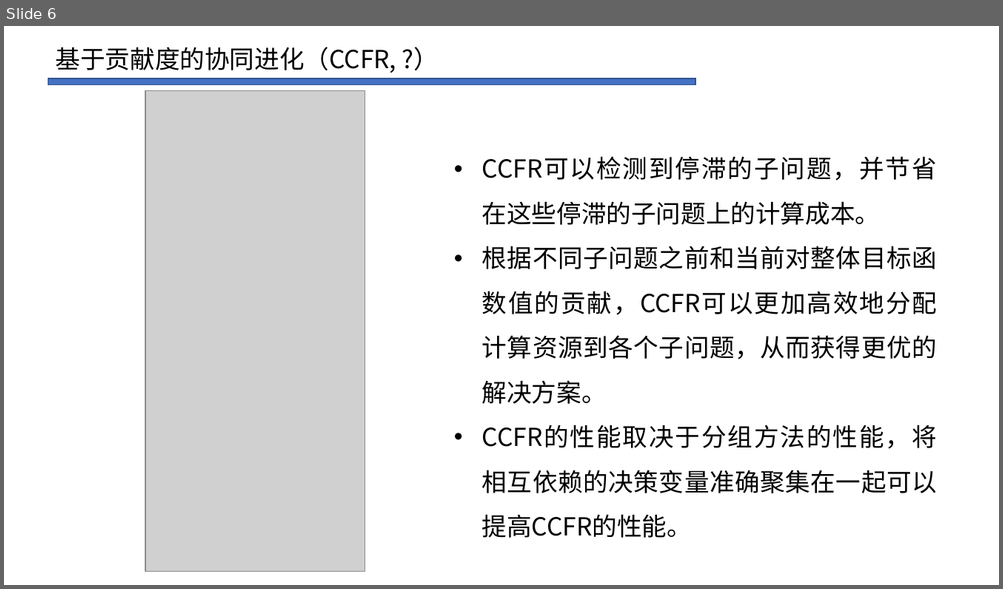
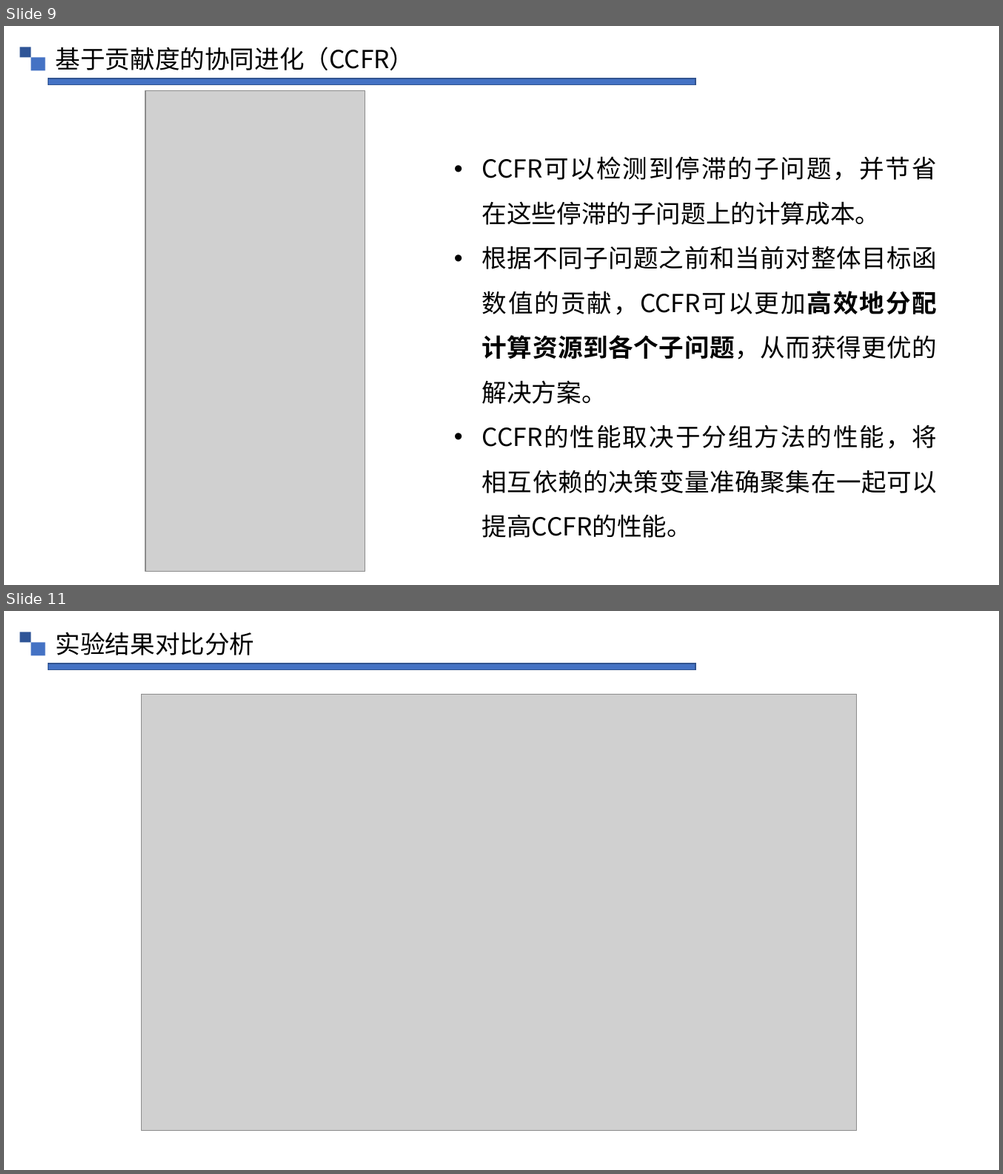
Before and after one commit to ezrealcong/AI_experiment, a slide deck: 演示PPT.pptx. Shown one above the other, each under a label of ours: slide 6 before the commit, slides 9 and 11 after it; the slides between them are not shown. The pictures are 1003x589 and 1003x1174 pixels, drawn with LibreOffice and Linux fonts; fonts in the diff are those of the drawing; grey boxes stand for pictures; background and template pictures are left out. Boxes give left, top, right and bottom in pixels: in the first picture for what was removed or moved away, otherwise in the second. Text is boxed around its words. In the diff, an @@ line names an element or a change of style, - is before the commit and + after.

```diff
--- a/演示PPT.pptx
+++ b/演示PPT.pptx
@@ slide 11 added at box(4, 611, 999, 1170), background #FFFFFF @@
@@ rectangle added at box(20, 632, 31, 642), fill #2F5597 @@
@@ text added at box(56, 632, 255, 655), 24 pt, text #000000 @@
+实验结果对比分析
@@ rectangle added at box(31, 642, 45, 655), fill #4472C4 @@
@@ rectangle added at box(48, 664, 695, 670), fill #4472C4, outline #325491 1 pt @@
@@ picture added at box(142, 694, 856, 1131) @@
@@ what was slide 6 is now slide 9 @@
@@ slide 9 changed as well @@
@@ rectangle added at box(20, 47, 31, 57), fill #2F5597 @@
@@ text at box(56, 47, 415, 70): text changed @@
-基于贡献度的协同进化（CCFR, ?）
+基于贡献度的协同进化（CCFR）
@@ rectangle added at box(31, 57, 45, 70), fill #4472C4 @@
@@ text at box(482, 246, 937, 404): bold on in "根据不同子问题之前和当前对整体目标函数值的贡献，CCFR可以更加高效地分配计算资源到各个子问题，从而获得更优的解决方案。" @@
```
Also in this commit, not shown: 4 other slides changed, 5 other slides added, 2 slides removed.
